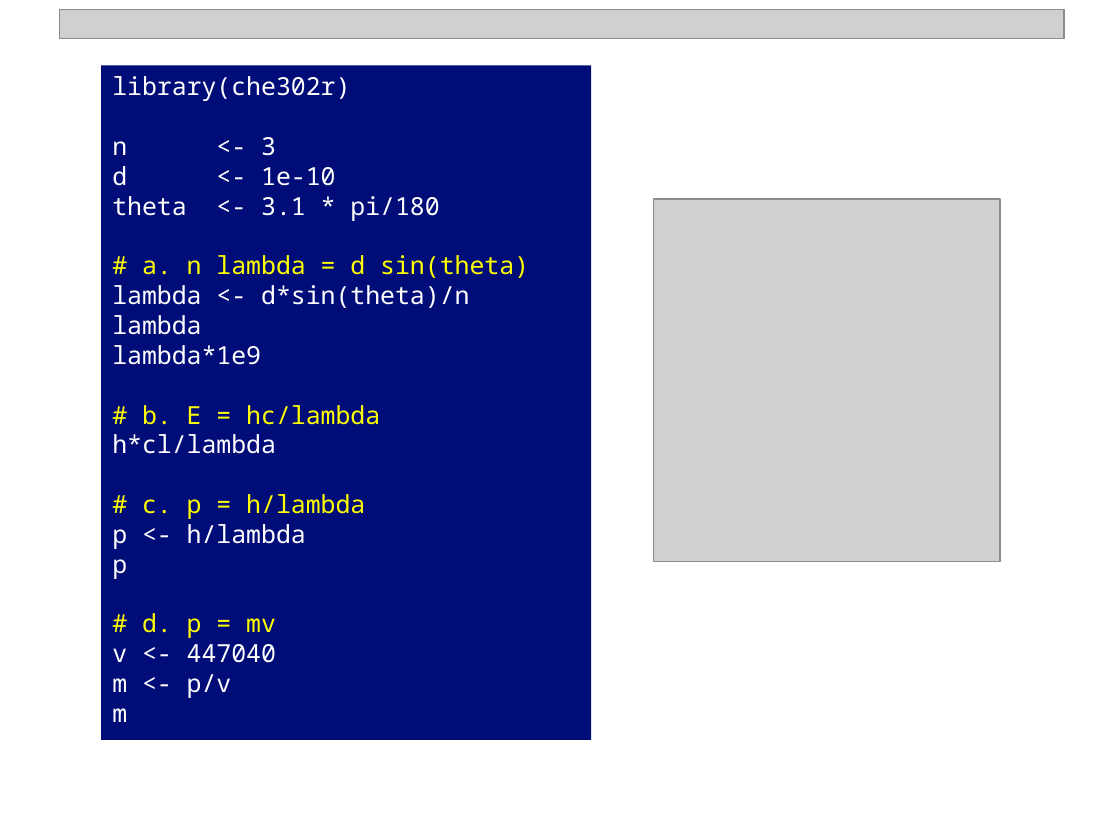
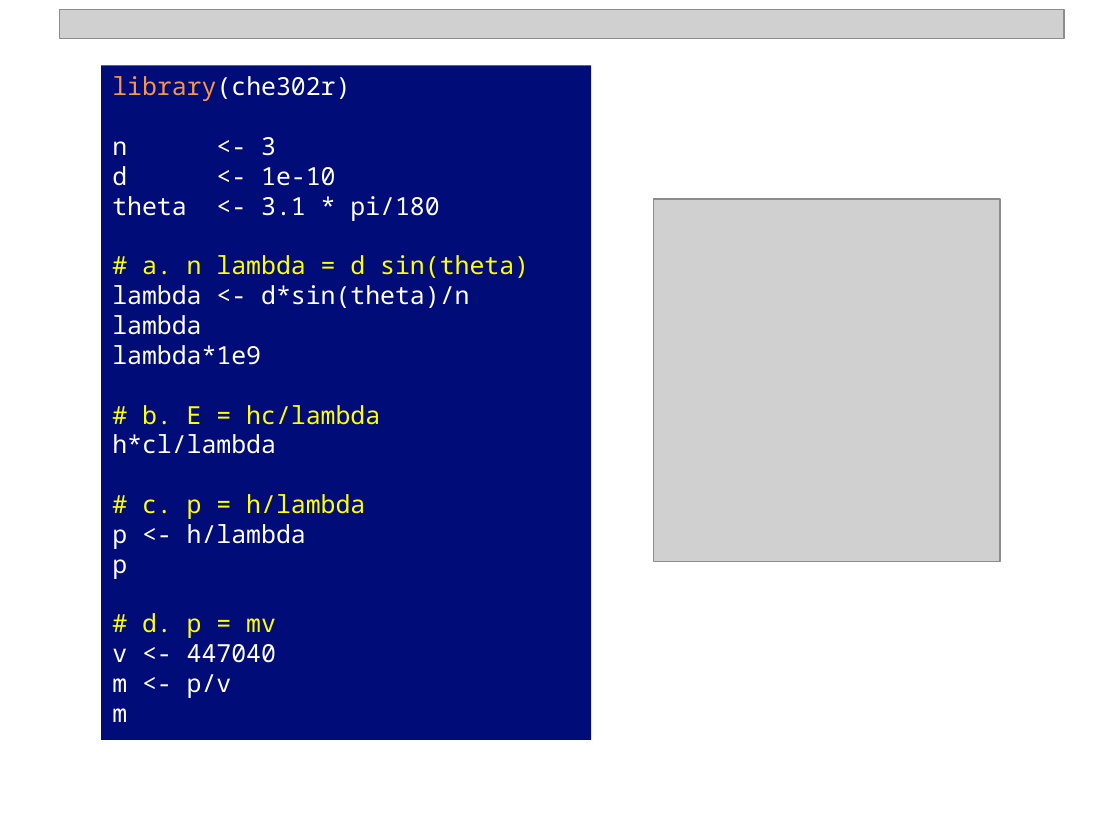
Before and after one commit to npetraco/CHE302, a slide deck: slide 13 of Notes/3_Quantum_TheoryII.pptx. Drawn at 1120x840 pixels with LibreOffice and Linux fonts; fonts in the diff are those of the drawing; grey boxes stand for pictures. Boxes give left, top, right and bottom in pixels: in the first picture for what was removed or moved away, otherwise in the second. Text is boxed around its words. In the diff, an @@ line names an element or a change of style, - is before the commit and + after.

```diff
--- a/Notes/3_Quantum_TheoryII.pptx
+++ b/Notes/3_Quantum_TheoryII.pptx
@@ text in rectangle at (x1=112, y1=76, x2=350, y2=101): text colour #FFFFFF to #F79646 in "library(che302r)" @@
```
Also in this commit, not shown: 1 other slide changed, 3 slides added, 3 other files.
